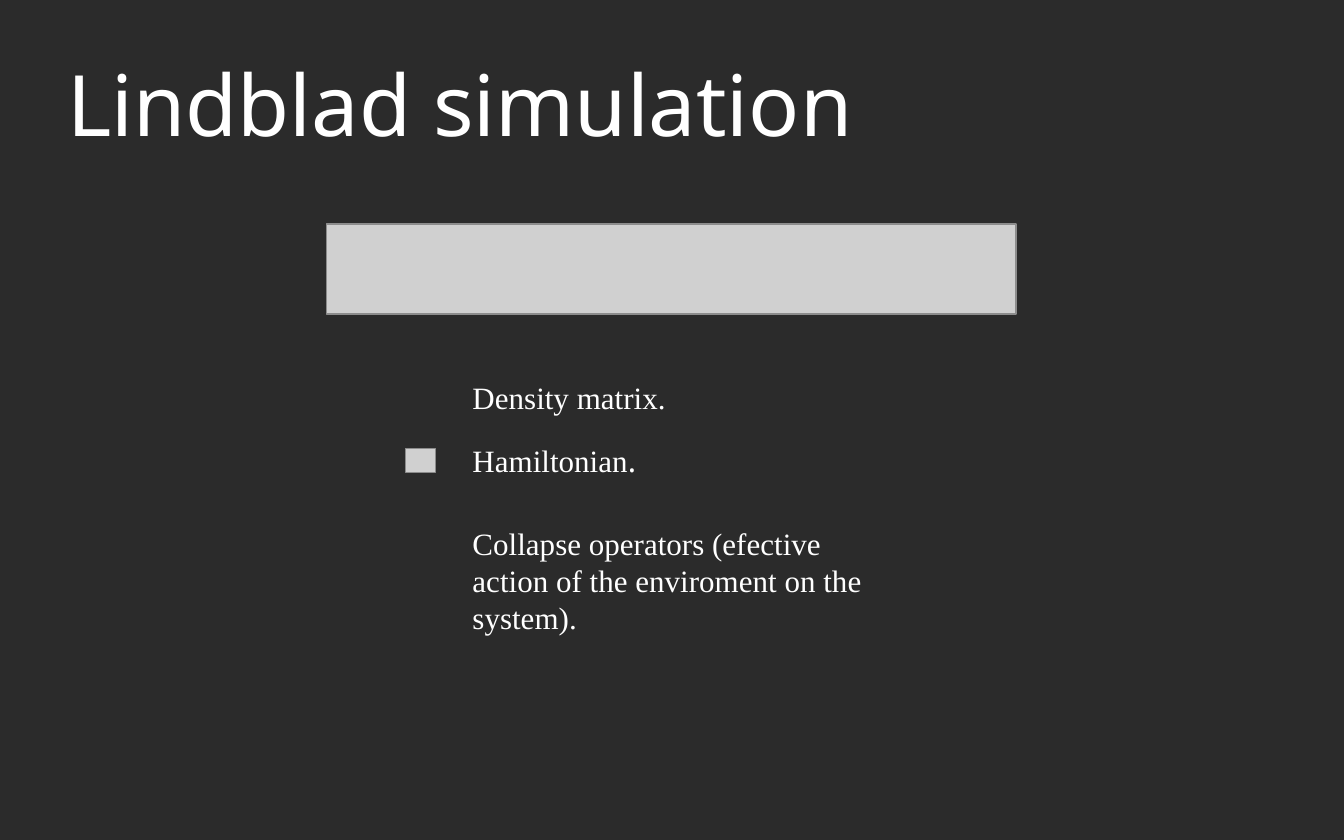
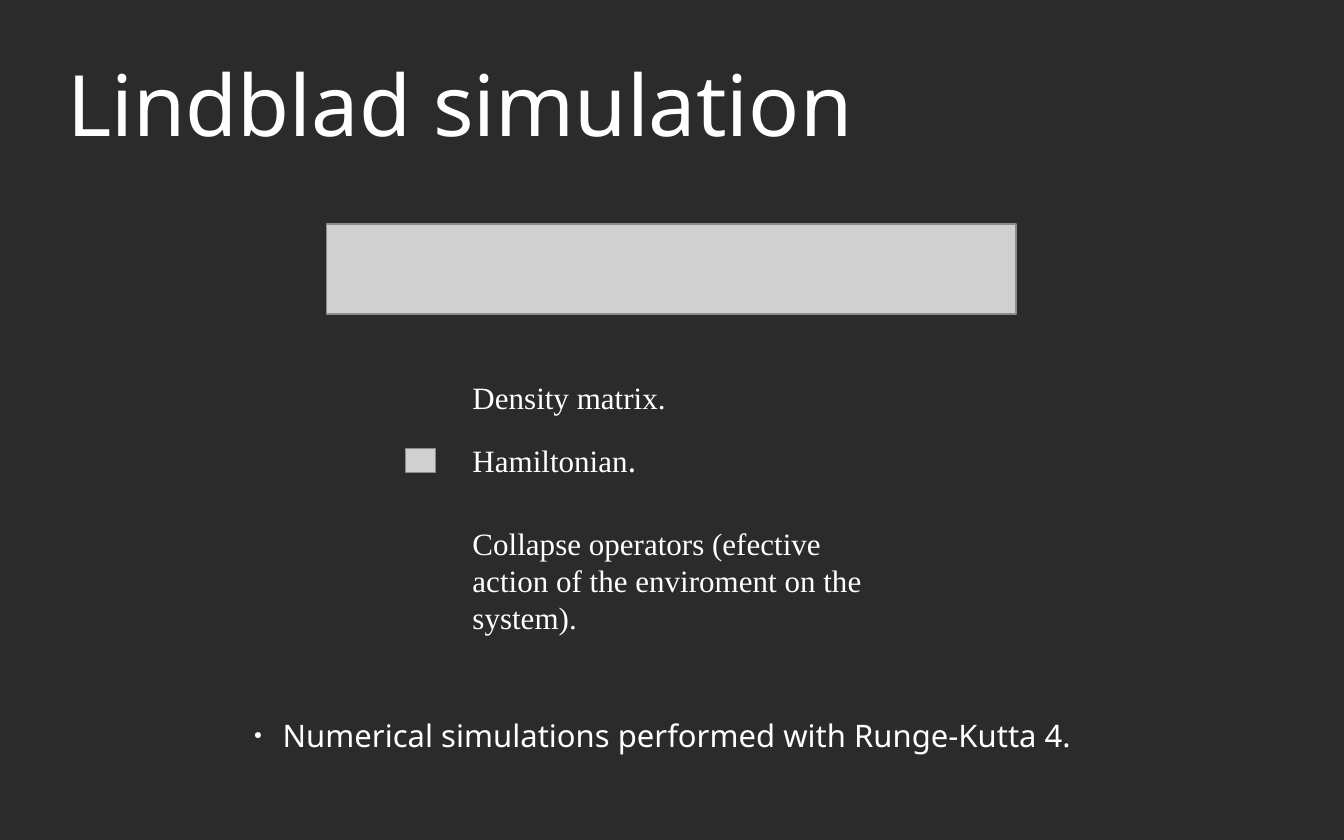
Before and after one commit to AGaliciaMartinez/Final-Project-Computational-Physics, a slide deck: slide 4 of presentation/NV_Carbons_presentation_asier.odp. Drawn at 1344x840 pixels with LibreOffice and Linux fonts; fonts in the diff are those of the drawing; grey boxes stand for pictures; background and template pictures are left out; a plain dark background stands for a picture behind light text. Boxes give left, top, right and bottom in pixels: in the first picture for what was removed or moved away, otherwise in the second. Text is boxed around its words. In the diff, an @@ line names an element or a change of style, - is before the commit and + after.

```diff
--- a/presentation/NV_Carbons_presentation_asier.odp
+++ b/presentation/NV_Carbons_presentation_asier.odp
@@ text added at (283,723,1071,755), 18.3 pt, text #FFFFFF @@
+● Numerical simulations performed with Runge-Kutta 4.
```
Also in this commit, not shown: 6 other slides changed, 1 slide added, 1 slide removed.
